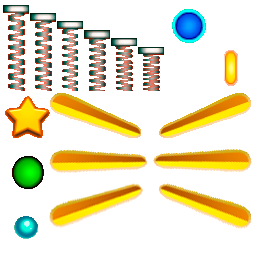
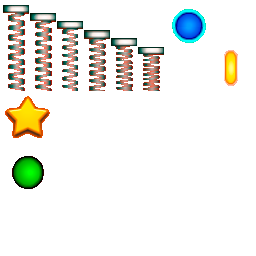
Layer changes from the first 256px x 256px image to the second:
removed layer "flipper_left" (1st of 3) over [49,149,148,173]
removed layer "flipper_left" (2nd of 3) over [49,183,144,228]
removed layer "flipper_left" (3rd of 3) over [50,93,141,138]
removed layer "flipper_right" (1st of 3) over [159,183,252,229]
removed layer "flipper_right" (2nd of 3) over [153,148,252,173]
removed layer "flipper_right" (3rd of 3) over [159,93,251,138]
painted on "Capa 0" over [14,216,38,239]
